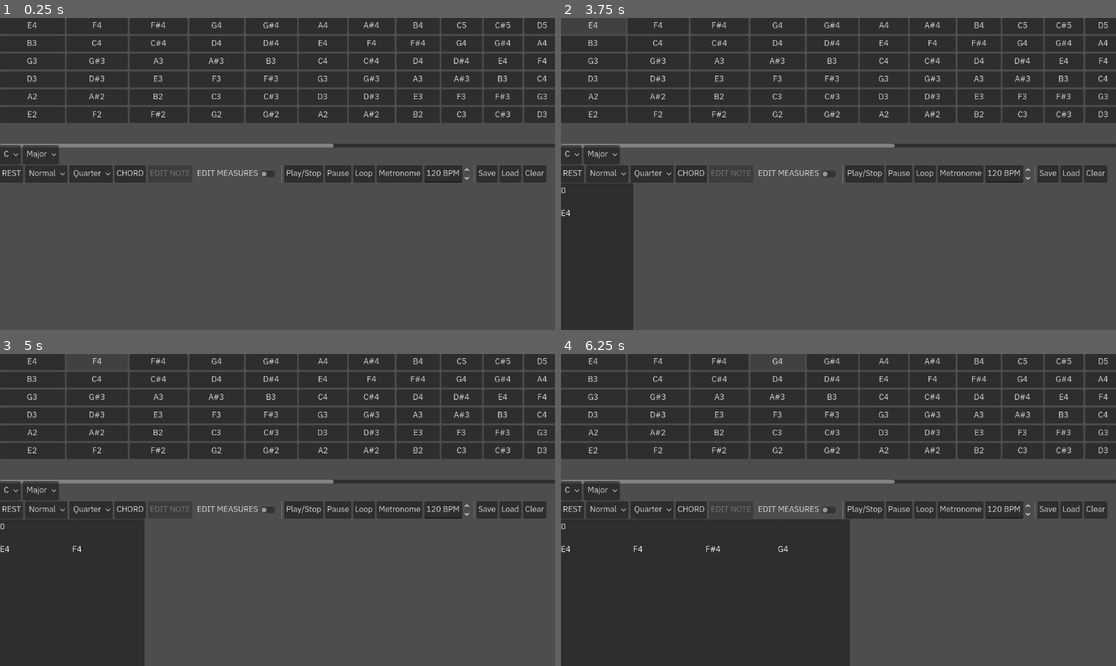
Above: before the commit, frames 1-4 (two rows, left to right).
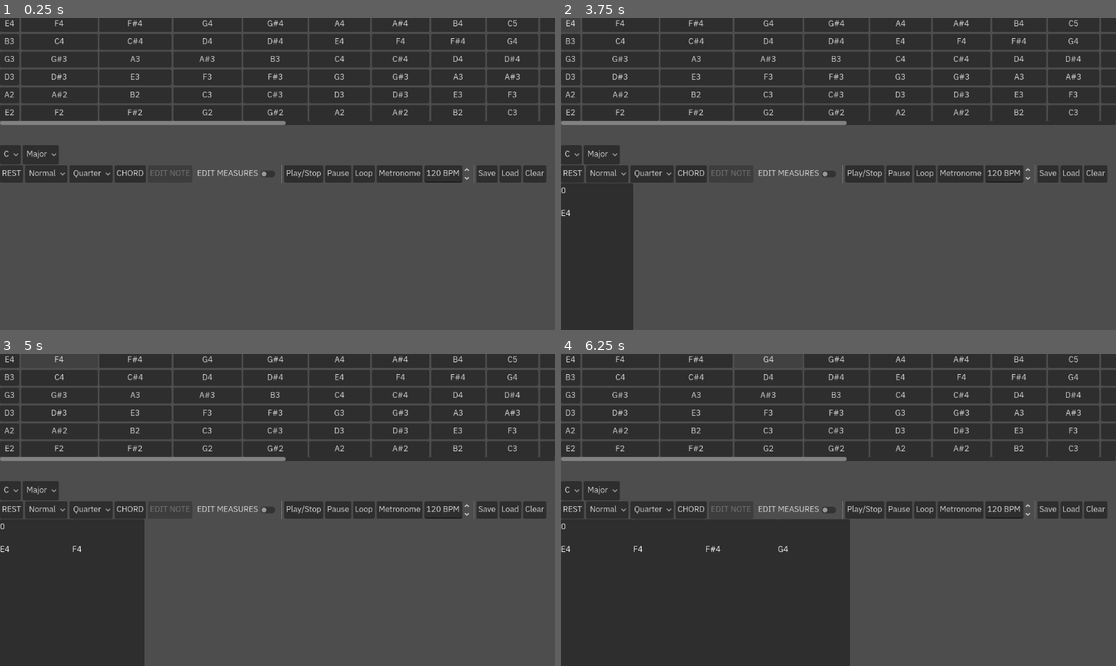
Above: after the commit, the same moments.

Repository: TetroTheo/GuitarMaster
Game: Godot game, scene res://test.tscn
The game is run twice, just before and just after one commit, with the same random seed, the same clock (stepped at 60 frames per second) and the same inputs. Sound files missing from this copy of the repository are replaced by a short silence.
Inputs (mouse positions are in pixels of both pictures, inside the frame that each line leads up to):
- Up to frame 1 (0.25 s): no input
- Up to frame 2 (3.75 s): click (605, 174) at 0.5 s, where only the run after the commit has a clickable "Normal"; click (605, 174) at 1.25 s, where only the run after the commit has a clickable "Normal"; click (866, 174) at 2 s, where only the run after the commit has a clickable "Play/Stop"; click (866, 174) at 2.75 s, where only the run after the commit has a clickable "Play/Stop"; click "E4" at 3.5 s
- Up to frame 3 (5 s): click "F4" at 4.25 s
- Up to frame 4 (6.25 s): click "F#4" at 5 s; click "G4" at 5.75 s

The runs differ from the first frame. In frame 1, 10% of the frame differs, in the area x 0-100%, y 0-42%; in frame 2, 10%; in frame 3, 10%; in frame 4, 10%.
Error in both runs: Out of bounds get index '0' (on base: 'Array[MeasurePackage]') (res://communicator.gd:188)

Commit message:
made a few small changs. fret zero is now much smaller than fret one, when fret scaling is enabled. also, the exact value of the scaling factor has been found!

Diff:
--- a/test-fretboard.gd
+++ b/test-fretboard.gd
@@ -9,6 +9,8 @@
 var BASS_MODE := false
 var FRET_NUMBER := 24
 var SCALE_FRETS := true
+## we derived the scaling constant!
+const SCALE_FRET_FACTOR : float = (1 - (2 ** (-1/12.0))) ** -1
 
 ## instantiates keys in the fretboard
 func _ready() -> void:
@@ -33,15 +35,18 @@
 		var keys : Array[Key] = []
 		## determine the length of each fret (may change)
 		var fret_length : float
-		var remaining_length : float = 2400
+		var remaining_length : float = 3_000
 		if SCALE_FRETS:
-			fret_length = remaining_length / 17.817
+			fret_length = remaining_length / SCALE_FRET_FACTOR
 		else: ## constant length
 			fret_length = 42
 		## add one to include fret zero
 		for j in range(FRET_NUMBER + 1):
 			var key = Key.new()
-			key.set_length(fret_length)
+			if SCALE_FRETS and not j:
+				key.set_length(40)
+			else:
+				key.set_length(fret_length)
 			key.set_note(Note.new(j, pitch, i))
 			## if we are running this scene on its own, then this shouldn't run!
 			if get_parent().name == "Communicator":
@@ -52,8 +57,8 @@
 			## TODO: find out where this number came from!
 			if SCALE_FRETS:
 				remaining_length -= fret_length
-				fret_length = remaining_length / 17.817
-				print(fret_length)
+				fret_length = remaining_length / SCALE_FRET_FACTOR
+				print(fret_length, " ", SCALE_FRET_FACTOR)
 		## now that the keys are in an array, we flip them like this:
 		if LEFT_HANDED:
 			keys.reverse()
--- a/test-fretboard.tscn
+++ b/test-fretboard.tscn
@@ -4,6 +4,7 @@
 
 [node name="Fretboard" type="ScrollContainer" unique_id=165216119]
 clip_contents = false
+vertical_scroll_mode = 0
 script = ExtResource("1_a6qxd")
 
 [node name="Strings" type="VBoxContainer" parent="." unique_id=936059548]
--- a/test.tscn
+++ b/test.tscn
@@ -22,7 +22,7 @@
 anchors_preset = 15
 anchor_right = 1.0
 anchor_bottom = 1.0
-offset_bottom = -379.0
+offset_bottom = -431.0
 grow_horizontal = 2
 grow_vertical = 2
 
